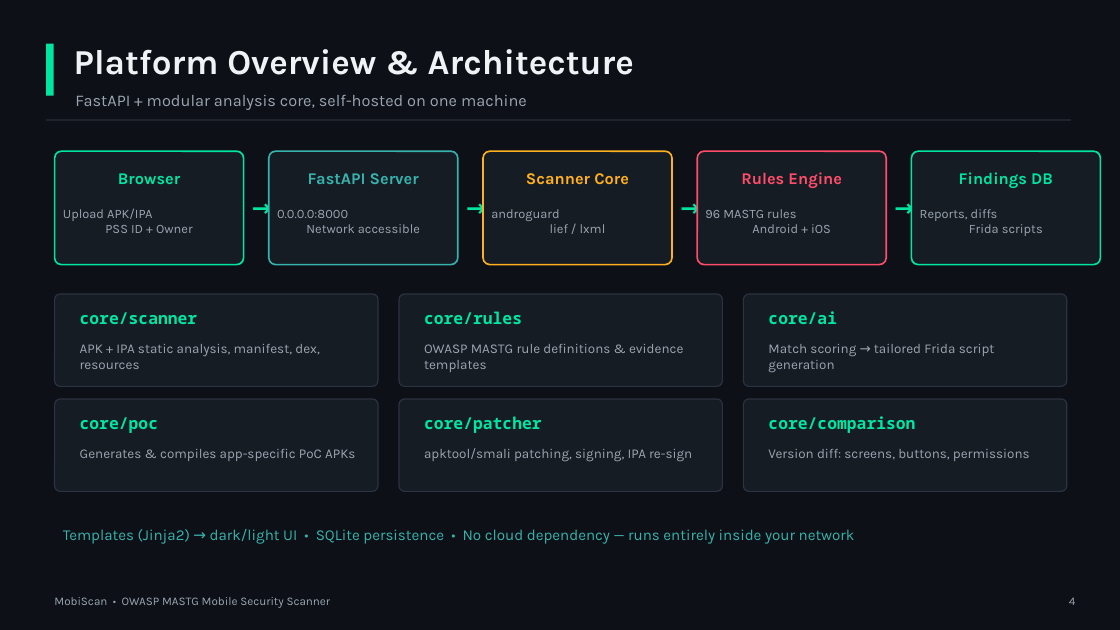
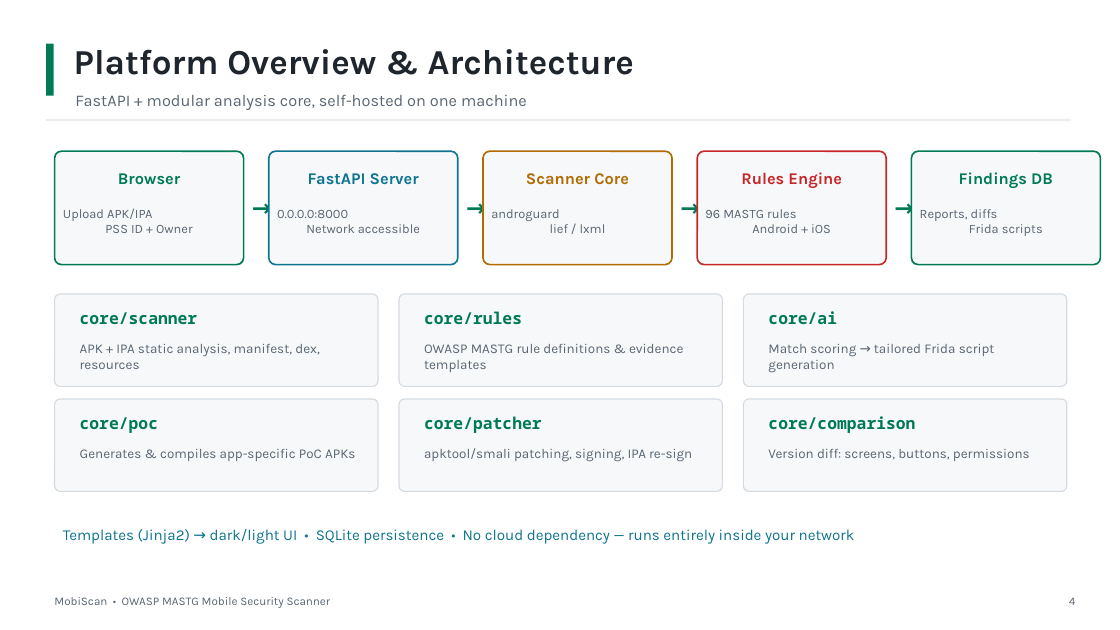
Before and after one commit to sudhanshupatel-dev/Import, a slide deck: slide 4 of MobiScan_Presentation_15min.pptx. Drawn at 1120x630 pixels with LibreOffice and Linux fonts; fonts in the diff are those of the drawing. Boxes give left, top, right and bottom in pixels: in the first picture for what was removed or moved away, otherwise in the second. Text is boxed around its words. In the diff, an @@ line names an element or a change of style, - is before the commit and + after.

```diff
--- a/MobiScan_Presentation_15min.pptx
+++ b/MobiScan_Presentation_15min.pptx
@@ rectangle removed at <box>0,0,1120,630</box> @@
@@ rectangle at <box>46,44,54,96</box>: fill #00E5A0 to #007A56 @@
@@ text "Platform Overview & Architecture" at <box>74,49,634,75</box>: text colour #F0F3F6 to #1F252D @@
@@ rectangle at <box>46,119,1071,121</box>: fill #272F3A to #DDE2E7 @@
@@ rounded rectangle at <box>55,151,244,265</box>: fill #161C24 to #F6F8FA; outline #00E5A0 1.4 pt to #007A56 1.4 pt @@
@@ text "FastAPI Server" at <box>308,173,419,185</box>: text colour #38B2AC to #0E7490 @@
@@ rounded rectangle at <box>269,151,458,265</box>: fill #161C24 to #F6F8FA; outline #38B2AC 1.4 pt to #0E7490 1.4 pt @@
@@ text "Scanner Core" at <box>526,173,629,185</box>: text colour #FFB020 to #B26B00 @@
@@ rounded rectangle at <box>483,151,672,265</box>: fill #161C24 to #F6F8FA; outline #FFB020 1.4 pt to #B26B00 1.4 pt @@
@@ text "Rules Engine" at <box>741,172,842,188</box>: text colour #FF4D6A to #C62828 @@
@@ rounded rectangle at <box>697,151,886,265</box>: fill #161C24 to #F6F8FA; outline #FF4D6A 1.4 pt to #C62828 1.4 pt @@
@@ rounded rectangle at <box>912,151,1101,265</box>: fill #161C24 to #F6F8FA; outline #00E5A0 1.4 pt to #007A56 1.4 pt @@
@@ text colour #00E5A0 to #007A56 in 12 elements at <box>118,173,180,185</box>, <box>959,172,1053,188</box>, <box>80,312,198,324</box>, <box>424,311,522,324</box>, <box>768,311,837,324</box>, <box>80,417,158,433</box>, <box>424,416,542,433</box>, <box>768,416,915,433</box>, <box>244,189,273,231</box>, <box>458,189,487,231</box>, <box>672,189,702,231</box>, <box>886,189,916,231</box> @@
@@ fill #161C24 to #F6F8FA; outline #2A333F 1 pt to #D5DBE1 1 pt in 6 elements at <box>55,294,378,386</box>, <box>399,294,723,386</box>, <box>744,294,1067,386</box>, <box>55,399,378,492</box>, <box>399,399,723,492</box>, <box>744,399,1067,492</box> @@
@@ text "Templates (Jinja2) → dark/light UI ..." at <box>63,529,855,544</box>: text colour #38B2AC to #0E7490 @@
@@ text colour #9AA5B1 to #5A6673 in 14 elements at <box>75,95,527,110</box>, <box>63,208,193,233</box>, <box>277,210,420,233</box>, <box>491,209,606,233</box>, <box>705,209,831,233</box>, <box>920,209,1043,236</box>, <box>80,344,320,369</box>, <box>424,344,683,372</box>, <box>768,344,995,373</box>, <box>80,449,355,461</box>, <box>424,448,692,462</box>, <box>768,449,1030,461</box>, <box>54,597,331,608</box>, <box>1069,597,1076,605</box> @@
```
Also in this commit, not shown: 13 other slides changed.
